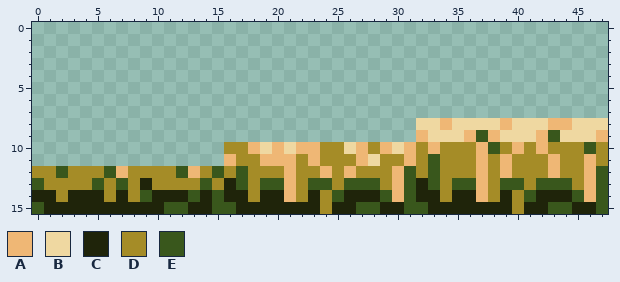
One commit to this pixel-art sprite: Project/Assets/TallGrassV3.png. The picture above is the old version.
The file is 48x16 pixels.
Palette (. is transparent): A #efb775  B #efd8a1  C #1f240a  D #a58c27  E #39571c
Pixels before, first column x 0:
 8 ................................BBABBBBABBBAABBB
 9 ................................ABBBAEABBBAEBBBA
10 ................DDABABAADDBADABADADDDAEDADADDDED
11 ................ADDAAADADDDABDDADEDDDADADDDADDAD
12 DDEDDDEADDDDEADEDEDDDADDADADDDAEDEDDDADADDDADDAE
13 EDDDDEDEDCDDDDEDCEDEEADEEDEEEDAECEDEEADEEDEEEDAE
14 CCDCCCDCDECCCECECCDCCADCDECCCEAECCDCCADCDECCCEAE
15 ECCCCCCCCCCEECCEECCCCCCCDCCEECCEECCCCCCCDCCEECCE
Now the later version:
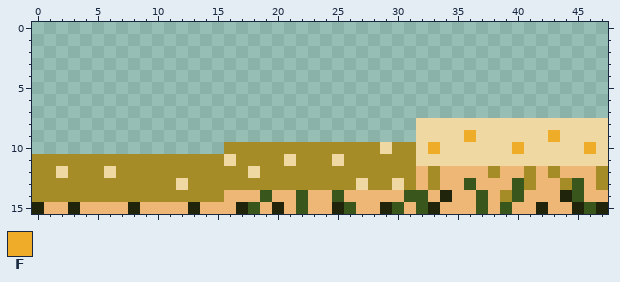
Colours new in this view: F #efac28
The edit:
Changed rows in their new state; - is an unchanged pixel.
first column x 0:
 8 ----------------------------------B----B---BB---
 9 --------------------------------B---FBB---BF---B
10 ------------------DDDDDD--DD-BDDBFBBBBBBFBBBBBFB
11 DDDDDDDDDDDDDDDDB--DDB-D-B-DD--DBBBBBBBBBBBBBBBB
12 --B---BD----DD-D-DB--D--D-D---DDADAAA---A-ADAA-D
13 D----D-D-D--B-D-DD-DDD-DD-DBD-BDADAA--AA--AADE-D
14 DD-DDD-D-DDDDDDDAAAEA-EAA-AAAA--EACAAEADEAAA---A
15 CAA-AAAA-AAAA-AAA-EA-AEAA-EAA-EA--AAAEAEAA-AA-EC
Boxes around the changes in both pictures, in picture pixels (x1, y1, x2, y2):
changed: (32, 118, 608, 214)
